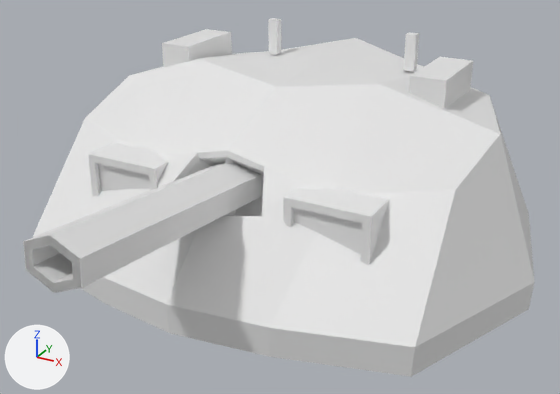
One commit to the FBX model CrazyBots/Assets/Resources/Meshes/Weapon1.fbx: the scene before it, then after it.
Both versions are drawn from a camera (50 mm lens) standing at (1.43, -1.777, 0.413) and looking at (1.02, -1.032, 0.041). The axes (+X, +Y, +Z) are drawn at lower left. The lights are the same throughout. Where no turn or scale is listed for an object, it has been applied to the vertices.

Names of what the first picture shows: 'Weapon'.
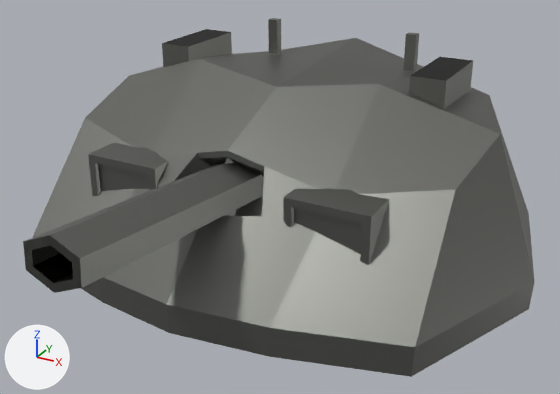
Edits to the bpy script that builds the scene:
```text
Add img_paletteunits_png:
    img_paletteunits_png = load_image('PaletteUnits.png', '../../PaletteUnits.png', 256, 256, 'sRGB')
Add mat_unitframematerial:
    mat_unitframematerial = principled_material('UnitFrameMaterial')
    mat_unitframematerial.texture = img_paletteunits_png
    mat_unitframematerial.metallic = 1.0
Change me_cube_013:
    where me_cube_013.from_pydata(...)  # 173 vertices, 152 faces; spans x -0.319..0.319, y -0.381..0.327, z -0.016..0.241
    add me_cube_013.materials.append(mat_unitframematerial)  # picture img_paletteunits_png
```

Location of each change, [x1, y1, x2, y2] in pixels of the pictures (560 x 394 px):
'Weapon', recoloured (white to grey)
    both: [23, 18, 534, 377]
